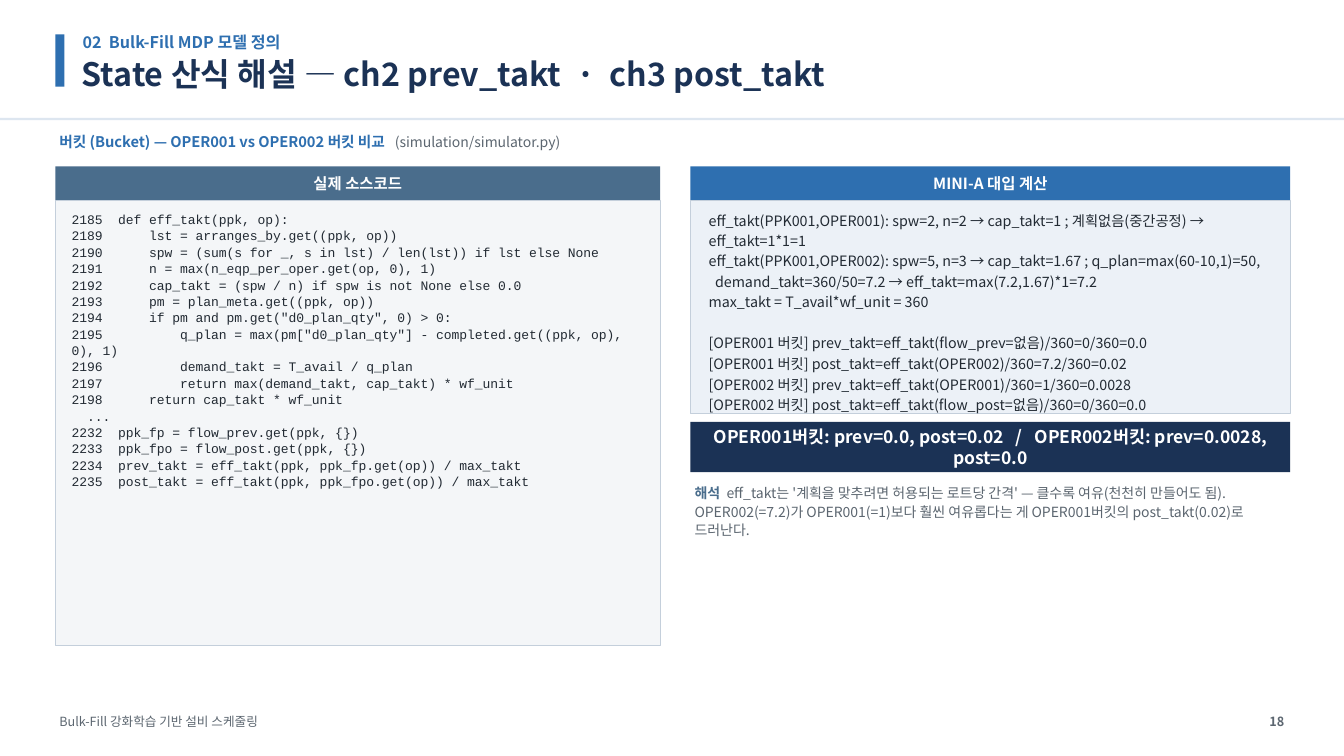
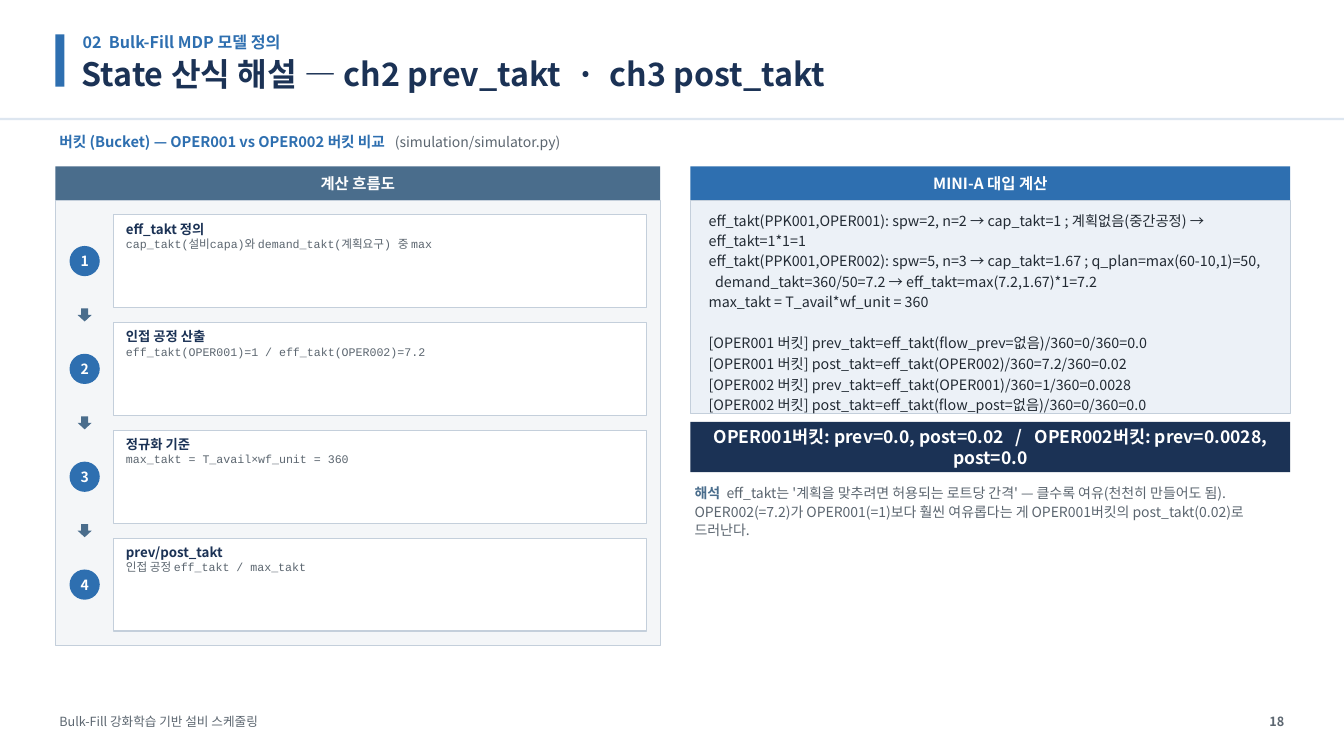
Before and after one commit to relighting123/pjt_scheduling, a slide deck: slide 18 of docs/스케줄링_발표자료.pptx. Drawn at 1344x756 pixels with LibreOffice and Linux fonts; fonts in the diff are those of the drawing. Boxes give left, top, right and bottom in pixels: in the first picture for what was removed or moved away, otherwise in the second. Text is boxed around its words. In the diff, an @@ line names an element or a change of style, - is before the commit and + after.

```diff
--- a/docs/스케줄링_발표자료.pptx
+++ b/docs/스케줄링_발표자료.pptx
@@ text at (321,176,395,191): text changed @@
-실제 소스코드
+계산 흐름도
@@ text removed at (72,215,622,489) @@
-2185 def eff_takt(ppk, op):
-2189 lst = arranges_by.get((ppk, op))
-2190 spw = (sum(s for _, s in lst) / len(lst)) if lst else None
-2191 n = max(n_eqp_per_oper.get(op, 0), 1)
-2192 cap_takt = (spw / n) if spw is not None else 0.0
-2193 pm = plan_meta.get((ppk, op))
-2194 if pm and pm.get("d0_plan_qty", 0) > 0:
-2195 q_plan = max(pm["d0_plan_qty"] - completed.get((ppk, op), 0), 1)
-2196 demand_takt = T_avail / q_plan
-2197 return max(demand_takt, cap_takt) * wf_unit
-2198 return cap_takt * wf_unit
-...
-2232 ppk_fp = flow_prev.get(ppk, {})
-2233 ppk_fpo = flow_post.get(ppk, {})
-2234 prev_takt = eff_takt(ppk, ppk_fp.get(op)) / max_takt
-2235 post_takt = eff_takt(ppk, ppk_fpo.get(op)) / max_takt
@@ rectangle added at (114,215,646,308), fill #FFFFFF, outline #C4CFDB 0.75 pt @@
@@ text added at (126,223,432,251), 8.3 pt, text #5C6670 @@
+eff_takt 정의
+cap_takt(설비capa)와 demand_takt(계획요구) 중 max
@@ ellipse added at (70,246,100,276), fill #2E6FB0 @@
@@ text added at (81,255,89,266), 10 pt, text #FFFFFF, bold @@
+1
@@ down arrow added at (78,309,92,322), fill #4A6D8C @@
@@ rectangle added at (114,323,646,415), fill #FFFFFF, outline #C4CFDB 0.75 pt @@
@@ ellipse added at (70,354,100,384), fill #2E6FB0 @@
@@ text added at (126,330,425,359), 8.3 pt, text #5C6670 @@
+인접 공정 산출
+eff_takt(OPER001)=1 / eff_takt(OPER002)=7.2
@@ text added at (81,363,89,374), 10 pt, text #FFFFFF, bold @@
+2
@@ down arrow added at (78,416,92,430), fill #4A6D8C @@
@@ rectangle added at (114,431,646,523), fill #FFFFFF, outline #C4CFDB 0.75 pt @@
@@ text added at (126,438,349,465), 8.3 pt, text #5C6670 @@
+정규화 기준
+max_takt = T_avail×wf_unit = 360
@@ ellipse added at (70,462,100,492), fill #2E6FB0 @@
@@ text added at (81,471,89,482), 10 pt, text #FFFFFF, bold @@
+3
@@ down arrow added at (78,524,92,537), fill #4A6D8C @@
@@ rectangle added at (114,538,646,631), fill #FFFFFF, outline #C4CFDB 0.75 pt @@
@@ text added at (126,546,306,573), 8.3 pt, text #5C6670 @@
+prev/post_takt
+인접 공정 eff_takt / max_takt
@@ ellipse added at (70,570,100,600), fill #2E6FB0 @@
@@ text added at (81,579,89,590), 10 pt, text #FFFFFF, bold @@
+4
```
Also in this commit, not shown: 14 other slides changed.
